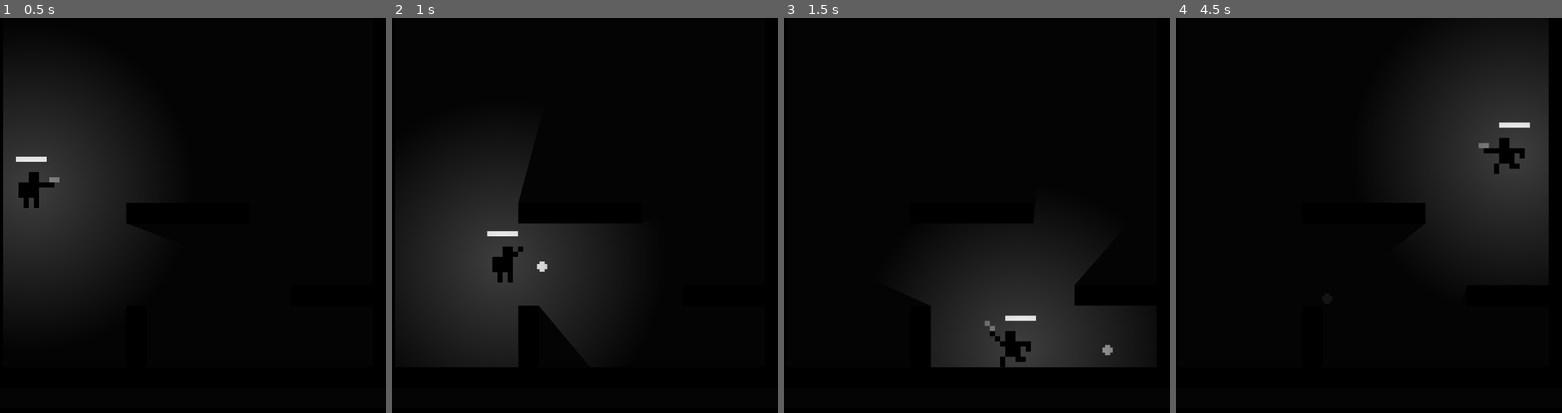
Above: before the commit, frames 1-4 (left to right).
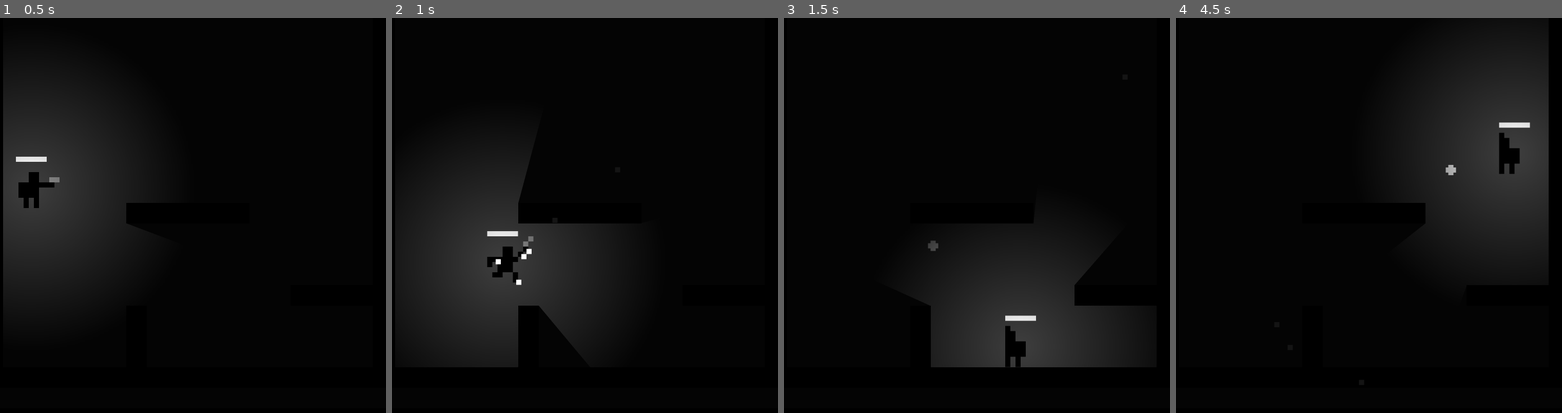
Above: after the commit, the same moments.

Repository: the-alex-g/goblin_guns
Game: Godot game, scene res://main/main.tscn
Same seed, same stepped clock (60 frames per second), same inputs: the game is played once before the commit and once after it.
Inputs (mouse positions are in pixels of both pictures, inside the frame that each line leads up to):
- Up to frame 1 (0.5 s): no input
- Up to frame 2 (1 s): move the mouse to (669, 203) at 0.52 s; press the mouse at (669, 203) at 0.53 s; hold D (right) from 0.53 s (still down); tap Space (jump, bound only after the commit) at 0.77 s; right-click (669, 203) at 0.8 s
- Up to frame 3 (1.5 s): keep holding D (right); tap Space (jump, bound only after the commit) at 1.07 s; move the mouse to (888, 243) at 1.27 s; release the mouse at (888, 243) at 1.28 s; right-click (888, 243) at 1.35 s
- Up to frame 4 (4.5 s): tap Space (jump, bound only after the commit) at 1.52, 1.82, 2.3, 2.85, 3.02, 3.32, 3.77, 4.07 s; tap Shift (sneak, bound only after the commit) at 1.55 s; move the mouse to (1403, 132) at 2.02 s; release D (right) at 2.03 s; hold A (left) 2.03-2.78 s; hold Shift (sneak, bound only after the commit) 2.03-2.78 s; tap Enter at 2.75 s; move the mouse to (1341, 306) at 2.77 s; hold D (right) 2.78-4.28 s; click (1341, 306) at 3.05 s; move the mouse to (1488, 286) at 3.52 s; press the mouse at (1488, 286) at 3.53 s; right-click (1488, 286) at 3.8 s; move the mouse to (1241, 160) at 4.27 s; release the mouse at (1241, 160) at 4.28 s; hold A (left) from 4.28 s (still down); right-click (1241, 160) at 4.35 s

Frame 1 is identical in both runs. In frame 2, 0.4% of the frame differs, in the area x 24-41%, y 55-68%; in frame 3, 0.4%; in frame 4, 0.4%.

Commit message:
Modify control scheme

Diff:
--- a/project/player/player.gd
+++ b/project/player/player.gd
@@ -13,8 +13,8 @@
 @export_group("combat")
 @export var bullet_speed := 320.0
 @export var grenade_speed := 200.0
-@export var gun_cooldown := 0.25
-@export var grenade_cooldown := 1.0
+@export var gun_cooldown := 0.15
+@export var grenade_cooldown := 0.75
 
 var _can_attack := true
 var _health := 6 :
@@ -57,20 +57,26 @@
 	_can_attack = true
 
 
+func _is_action_pressed(action_name: String, button: JoyButton) -> bool:
+	if id == 0 and Input.is_action_pressed(action_name):
+		return true
+	return Input.is_joy_button_pressed(id, button)
+
+
 func _process_actions()->void:
 	var axis := _get_movement_axis()
 	var movement := (axis if abs(axis) > 0.25 else 0.0) * speed
 
 	velocity.x = lerp(velocity.x, movement, slide.y)
 
-	if Input.is_action_just_pressed("jump_%d" % id) and is_on_floor():
+	if _is_action_pressed("jump", JoyButton.JOY_BUTTON_A) and is_on_floor():
 		velocity.y -= jump_strength
-	if Input.is_action_just_pressed("fire_%d" % id) and _can_attack:
+	if _is_action_pressed("fire", JoyButton.JOY_BUTTON_X) and _can_attack:
 		_fire_bullet()
 		_run_cooldown(gun_cooldown)
-	if Input.is_action_just_pressed("frag_%d" % id) and _can_attack:
+	if _is_action_pressed("frag", JoyButton.JOY_BUTTON_B) and _can_attack:
 		_throw_grenade(preload("res://grenades/frag_grenade.tscn").instantiate())
-	var sneaking := Input.is_action_pressed("sneak_%d" % id)
+	var sneaking := _is_action_pressed("sneak", JoyButton.JOY_BUTTON_PADDLE2)
 	if sneaking and _light_on:
 		_light_on = false
 		get_tree().create_tween().tween_property(_light, "energy", 0.0, 0.25).from_current().set_trans(Tween.TRANS_QUAD)
--- a/project/player/player.tscn
+++ b/project/player/player.tscn
@@ -274,7 +274,7 @@
 position = Vector2(-1, -9)
 scale = Vector2(2, 2)
 sprite_frames = SubResource("SpriteFrames_oul6g")
-animation = &"shoot_up_run"
+animation = &"shoot_slant_down"
 offset = Vector2(2, 0)
 
 [node name="HealthBar" type="Sprite2D" parent="." unique_id=1510108352]
--- a/project/project.godot
+++ b/project/project.godot
@@ -46,23 +46,23 @@
 "events": [Object(InputEventKey,"resource_local_to_scene":false,"resource_name":"","device":-1,"window_id":0,"alt_press …(192 unchanged characters)…
 ]
 }
-jump_0={
+jump={
 "deadzone": 0.5,
 "events": [Object(InputEventKey,"resource_local_to_scene":false,"resource_name":"","device":-1,"window_id":0,"alt_press …(191 unchanged characters)…
 , Object(InputEventJoypadButton,"resource_local_to_scene":false,"resource_name":"","device":-1,"button_index":0,"pressure":0.0,"pressed":false,"script":null)
 ]
 }
-fire_0={
+fire={
 "deadzone": 0.2,
 "events": [Object(InputEventMouseButton,"resource_local_to_scene":false,"resource_name":"","device":-1,"window_id":0,"a …(258 unchanged characters)…
 ]
 }
-frag_0={
+frag={
 "deadzone": 0.2,
 "events": [Object(InputEventMouseButton,"resource_local_to_scene":false,"resource_name":"","device":-1,"window_id":0,"a …(258 unchanged characters)…
 ]
 }
-sneak_0={
+sneak={
 "deadzone": 0.2,
 "events": [Object(InputEventKey,"resource_local_to_scene":false,"resource_name":"","device":-1,"window_id":0,"alt_press …(195 unchanged characters)…
 ]
